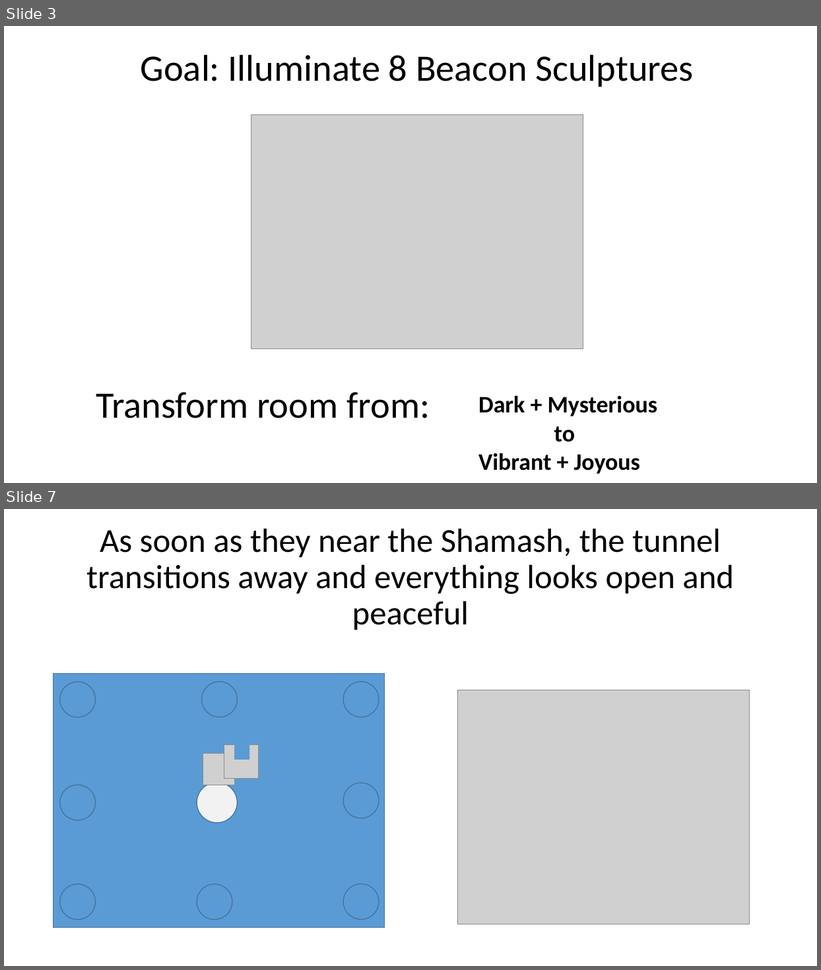
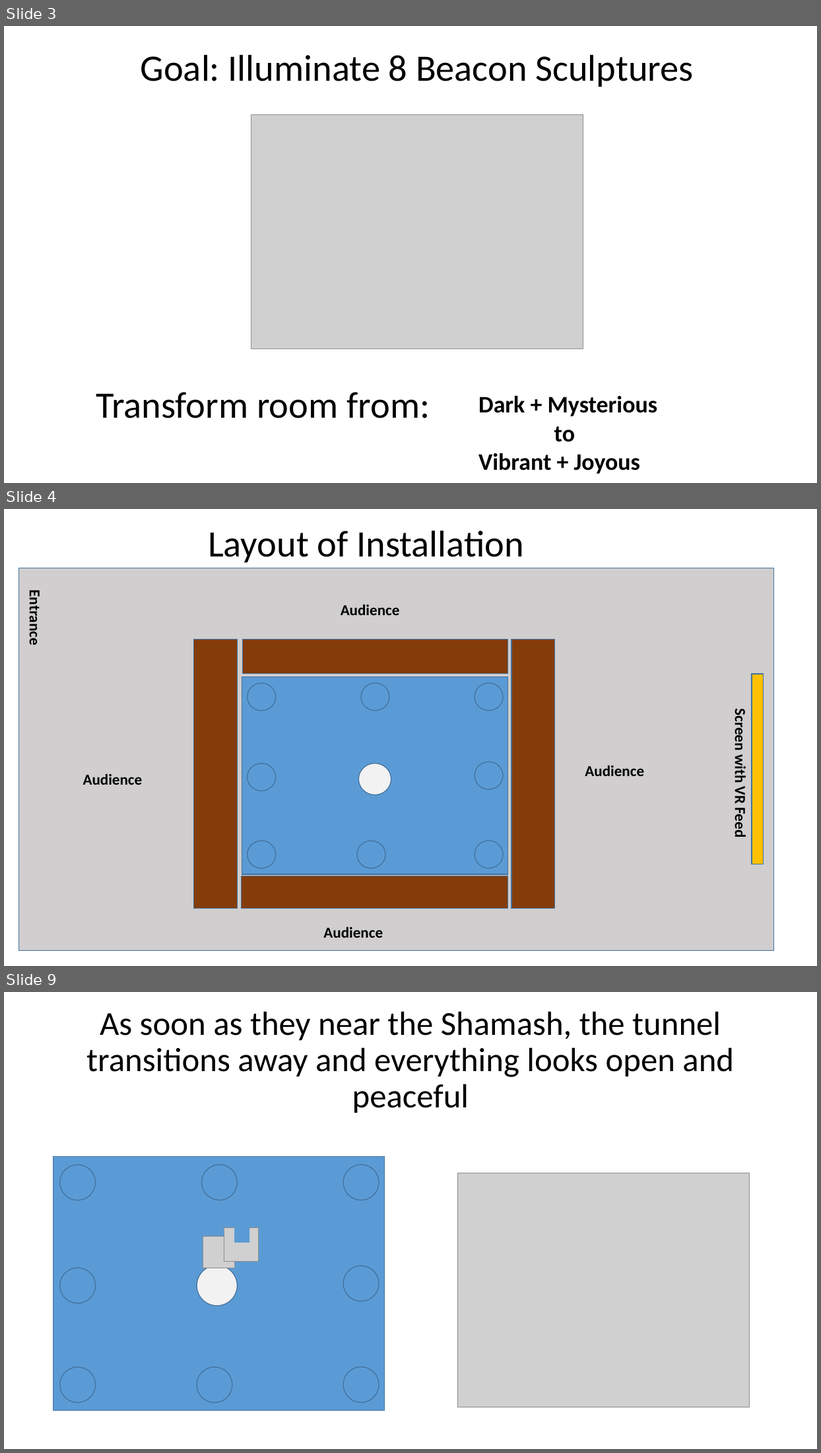
Before and after one commit to mmandel/8Nights2, a slide deck: docs/8NightsVRDesign.pptx. Shown one above the other, each under a label of ours: slides 3 and 7 before the commit, slides 3, 4 and 9 after it; the slides between them are not shown. The pictures are 821x970 and 821x1453 pixels, drawn with LibreOffice and Linux fonts; fonts in the diff are those of the drawing; grey boxes stand for pictures. Boxes give left, top, right and bottom in pixels: in the first picture for what was removed or moved away, otherwise in the second. Text is boxed around its words. In the diff, an @@ line names an element or a change of style, - is before the commit and + after.

```diff
--- a/docs/8NightsVRDesign.pptx
+++ b/docs/8NightsVRDesign.pptx
@@ slide 4 added at (4,509,817,966), background #FFFFFF @@
@@ text added at (208,530,524,562), 44 pt, text #000000 @@
+Layout of Installation
@@ rectangle added at (19,568,774,951), fill #D0CECE, outline #43739E 1 pt @@
@@ text added at (26,595,44,644), 18 pt, text #000000, bold @@
+Entrance
@@ text added at (341,604,400,615), 18 pt, text #000000, bold @@
+Audience
@@ rectangle added at (194,640,238,908), fill #843C0B, outline #43739E 1 pt @@
@@ rectangle added at (242,640,508,674), fill #843C0B, outline #43739E 1 pt @@
@@ rectangle added at (512,640,555,908), fill #843C0B, outline #43739E 1 pt @@
@@ rectangle added at (752,674,764,865), fill #FFC000, outline #43739E 1 pt @@
@@ text added at (731,713,750,837), 18 pt, text #000000, bold @@
+Screen with VR Feed
@@ group added at (242,677,508,875): 9 ellipses, 1 rectangle @@
@@ text added at (585,765,644,776), 18 pt, text #000000, bold @@
+Audience
@@ text added at (83,774,143,785), 18 pt, text #000000, bold @@
+Audience
@@ rectangle added at (242,876,508,908), fill #843C0B, outline #43739E 1 pt @@
@@ text added at (323,927,383,938), 18 pt, text #000000, bold @@
+Audience
@@ what was slide 7 is now slide 9 @@
```
Also in this commit, not shown: 4 slides changed, 1 other slide added, 1 other file.
